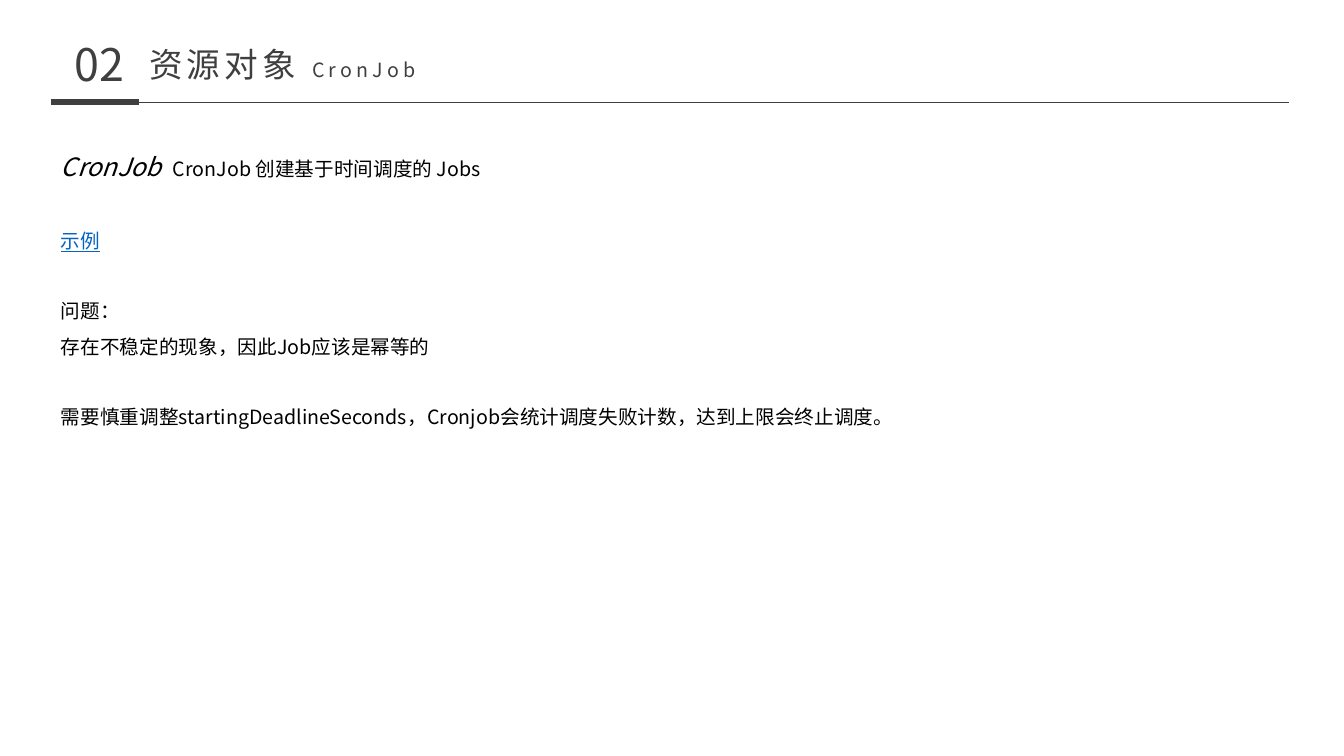
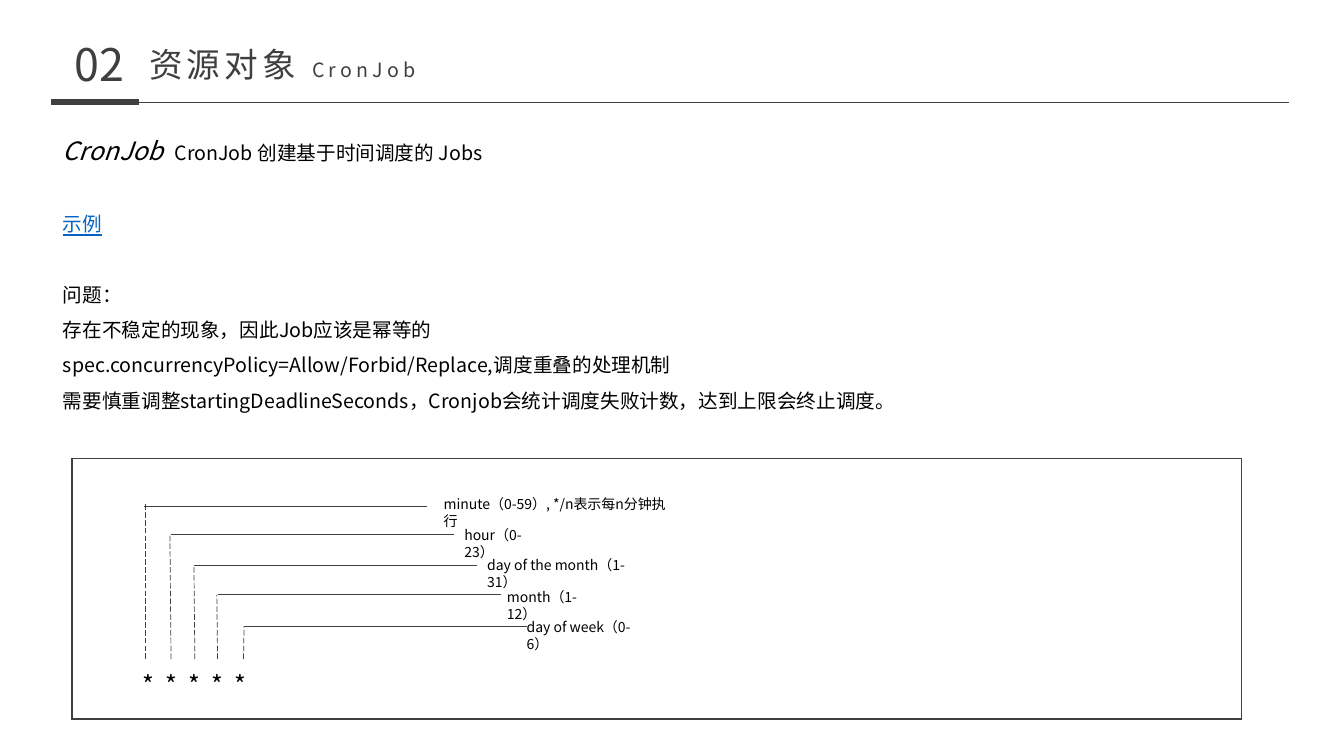
Before and after one commit to nutionMedivn/Kubernetes-training-camp, a slide deck: slide 43 of 基础/008-011 kubernetes.pptx (slide 40 before the commit). Drawn at 1344x756 pixels with LibreOffice and Linux fonts; fonts in the diff are those of the drawing. Boxes give left, top, right and bottom in pixels: in the first picture for what was removed or moved away, otherwise in the second. Text is boxed around its words. In the diff, an @@ line names an element or a change of style, - is before the commit and + after.

```diff
--- a/基础/008-011 kubernetes.pptx
+++ b/基础/008-011 kubernetes.pptx
@@ text "CronJob CronJob 创建基于时间调度的 Jobs" moved from (x1=61, y1=156, x2=893, y2=429) to (x1=63, y1=140, x2=895, y2=413) @@
@@ text at (x1=63, y1=355, x2=671, y2=377): paragraph added @@
+spec.concurrencyPolicy=Allow/Forbid/Replace,调度重叠的处理机制
@@ rectangle added at (x1=72, y1=459, x2=1241, y2=719), outline #3F3F3F 1 pt @@
@@ line added from (144, 507) to (427, 507), #3F3F3F 0.5 pt @@
@@ line added from (145, 659) to (145, 503), #3F3F3F 0.5 pt dashed @@
@@ text added at (x1=444, y1=497, x2=550, y2=512), 10 pt, text #000000 @@
+minute（0-59）, */n表示每n分钟执行
@@ line added from (171, 659) to (170, 535), #3F3F3F 0.5 pt dashed @@
@@ line added from (171, 535) to (455, 535), #3F3F3F 0.5 pt @@
@@ text added at (x1=464, y1=528, x2=521, y2=558), 10 pt, text #000000 @@
+hour（0-23）
@@ line added from (195, 659) to (194, 566), #3F3F3F 0.5 pt dashed @@
@@ line added from (194, 566) to (478, 566), #3F3F3F 0.5 pt @@
@@ text added at (x1=487, y1=558, x2=625, y2=588), 10 pt, text #000000 @@
+day of the month（1-31）
@@ line added from (218, 659) to (217, 595), #3F3F3F 0.5 pt dashed @@
@@ line added from (218, 595) to (501, 595), #3F3F3F 0.5 pt @@
@@ text added at (x1=507, y1=590, x2=577, y2=623), 10 pt, text #000000 @@
+month（1-12）
@@ line added from (244, 659) to (244, 626), #3F3F3F 0.5 pt dashed @@
@@ line added from (244, 626) to (527, 626), #3F3F3F 0.5 pt @@
@@ text added at (x1=527, y1=620, x2=631, y2=651), 10 pt, text #000000 @@
+day of week（0-6）
@@ text added at (x1=103, y1=664, x2=286, y2=705), 18 pt, text #000000 @@
+* * * * *
```
Also in this commit, not shown: 2 other slides changed, 7 slides added, 5 slides removed.
